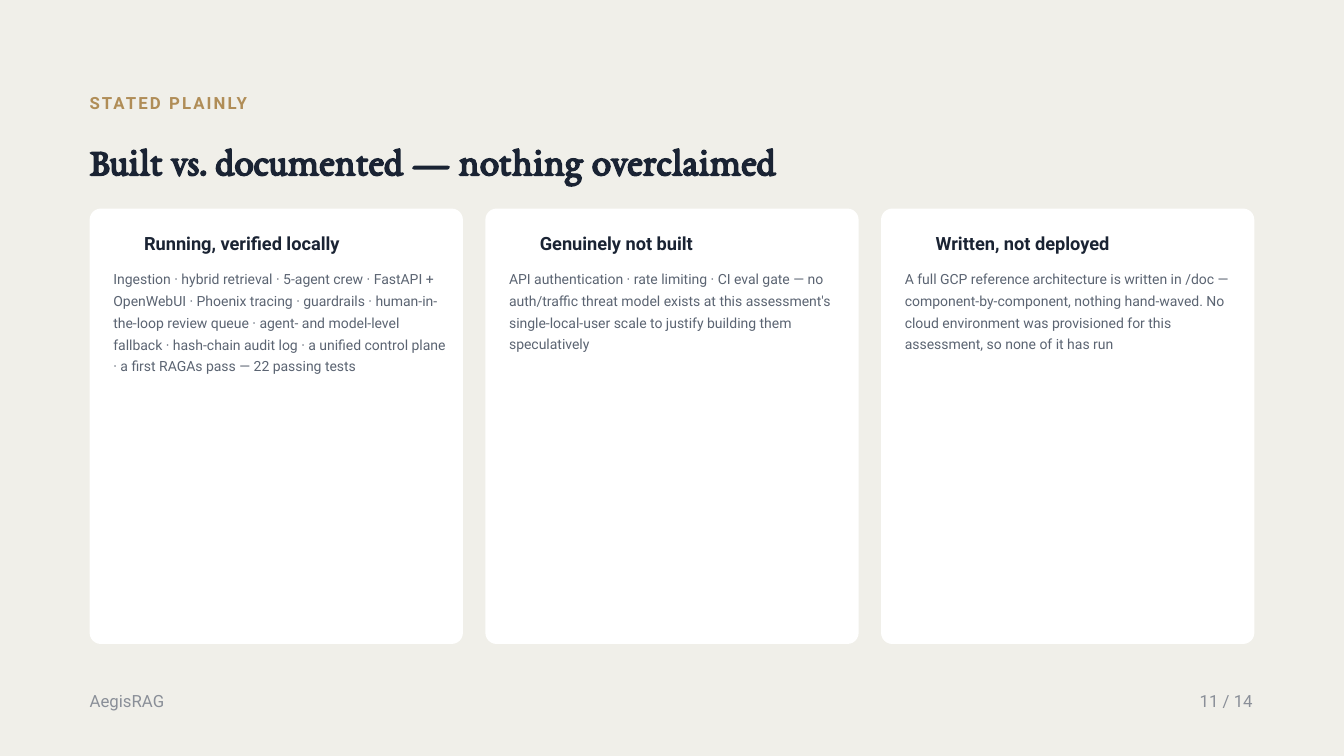
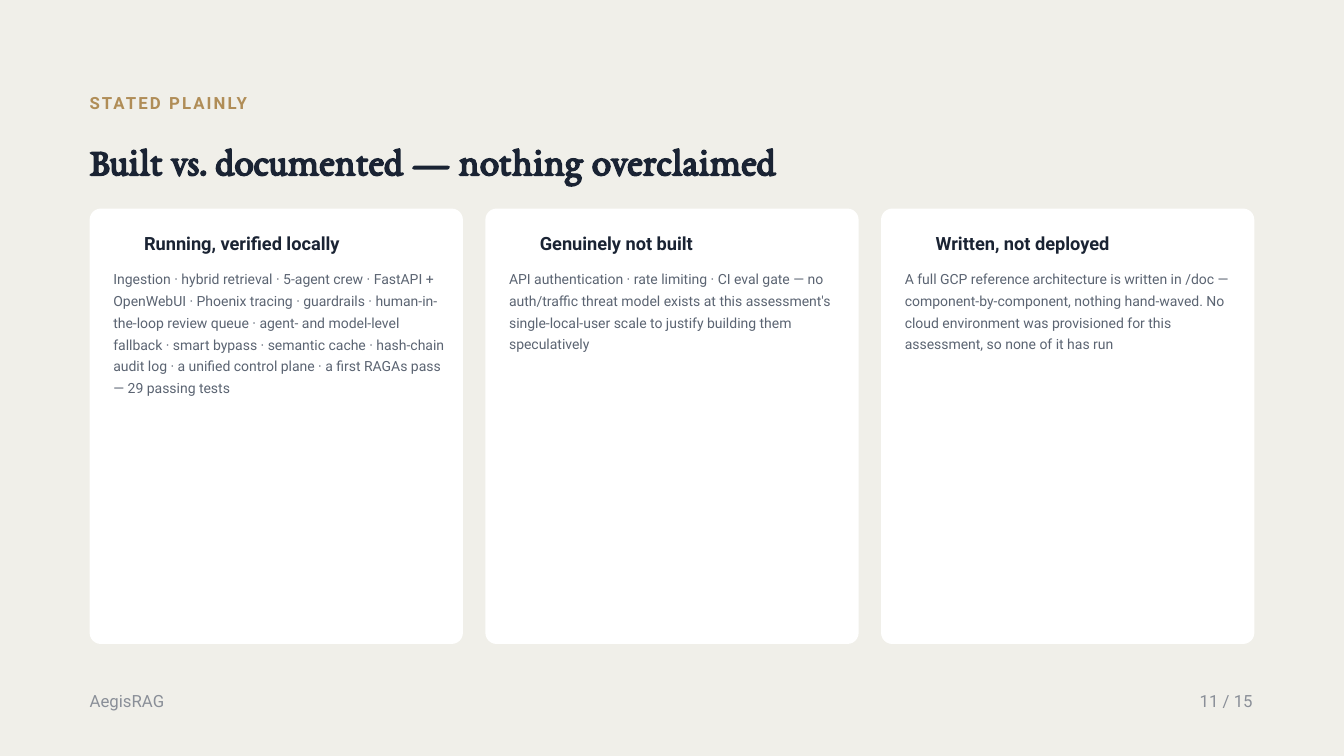
Before and after one commit to mad0907/aegisRag, a slide deck: slide 11 of doc/presentation/AegisRAG — Enterprise Agentic Document Intelligence Platform.pptx. Drawn at 1344x756 pixels with LibreOffice and Linux fonts; fonts in the diff are those of the drawing; background and template pictures are left out. Boxes give left, top, right and bottom in pixels: in the first picture for what was removed or moved away, otherwise in the second. Text is boxed around its words. In the diff, an @@ line names an element or a change of style, - is before the commit and + after.

Commit message:
Swap primary/fallback Ollama models for latency; add smart bypass, semantic answer cache, OpenWebUI task detection
llama3.2:3b is now primary (~2x faster generation than qwen2.5:7b-instruct
on CPU-only hardware); qwen2.5:7b-instruct becomes the fallback. Updated
settings.py, .env.example, README, deployment docs, ADR-004, and the deck.

Also lands the two config-toggleable latency optimizations built this
session: a regex/cosine-similarity smart bypass for the Planner and
Evidence Validator (107.8s -> 58.3s), a Postgres+pgvector semantic answer
cache (50.6s -> 0.1s on repeat/paraphrased questions), and OpenWebUI
title-generation short-circuiting so its internal calls don't run the
full 5-agent pipeline. Fixes PHOENIX_WORKING_DIR so Phoenix trace history
actually persists across `make down`.

```diff
--- a/doc/presentation/AegisRAG — Enterprise Agentic Document Intelligence Platform.pptx
+++ b/doc/presentation/AegisRAG — Enterprise Agentic Document Intelligence Platform.pptx
@@ text at (113, 273, 444, 396): text changed @@
-Ingestion · hybrid retrieval · 5-agent crew · FastAPI + OpenWebUI · Phoenix tracing · guardrails · human-in-the-loop review queue · agent- and model-level fallback · hash-chain audit log · a unified control plane · a first RAGAs pass — 22 passing tests
+Ingestion · hybrid retrieval · 5-agent crew · FastAPI + OpenWebUI · Phoenix tracing · guardrails · human-in-the-loop review queue · agent- and model-level fallback · smart bypass · semantic cache · hash-chain audit log · a unified control plane · a first RAGAs pass — 29 passing tests
@@ text at (1200, 695, 1253, 707): text changed @@
-11 / 14
+11 / 15
```
Also in this commit, not shown: 12 other slides changed, 1 slide added, 24 other files.
